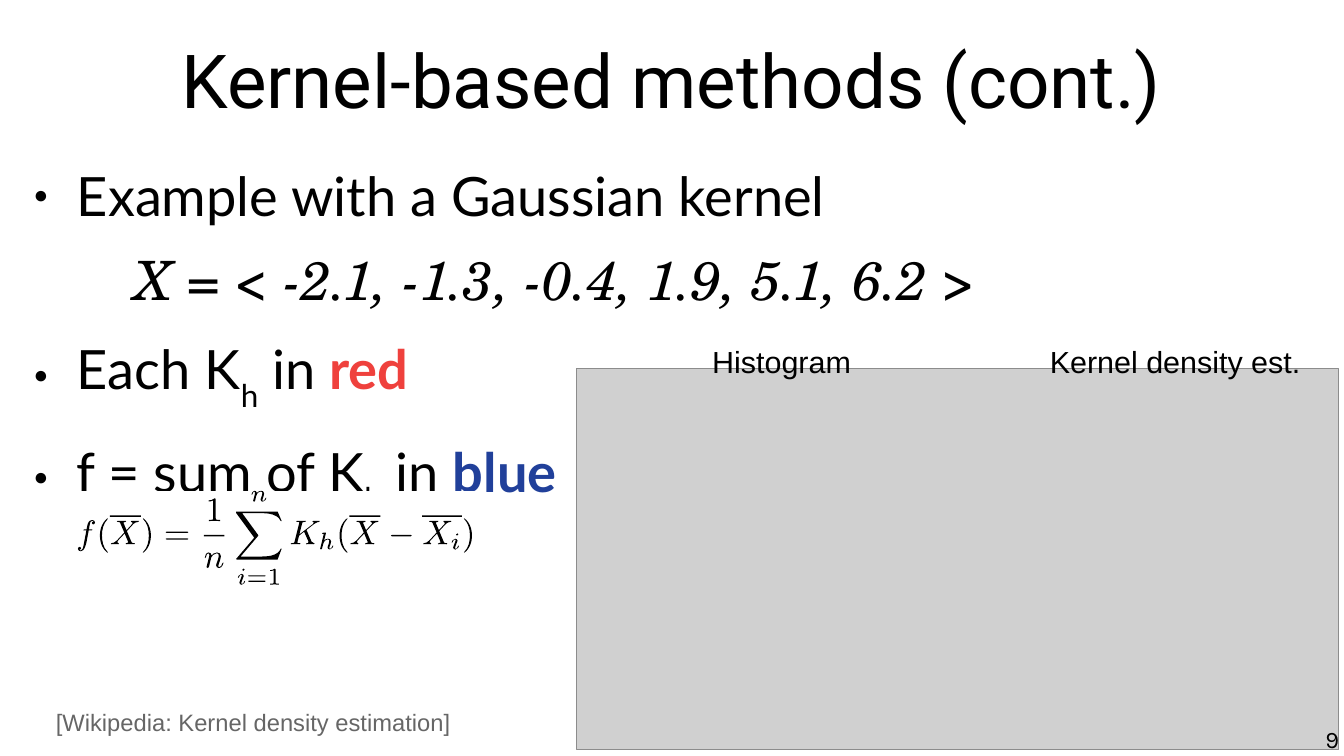
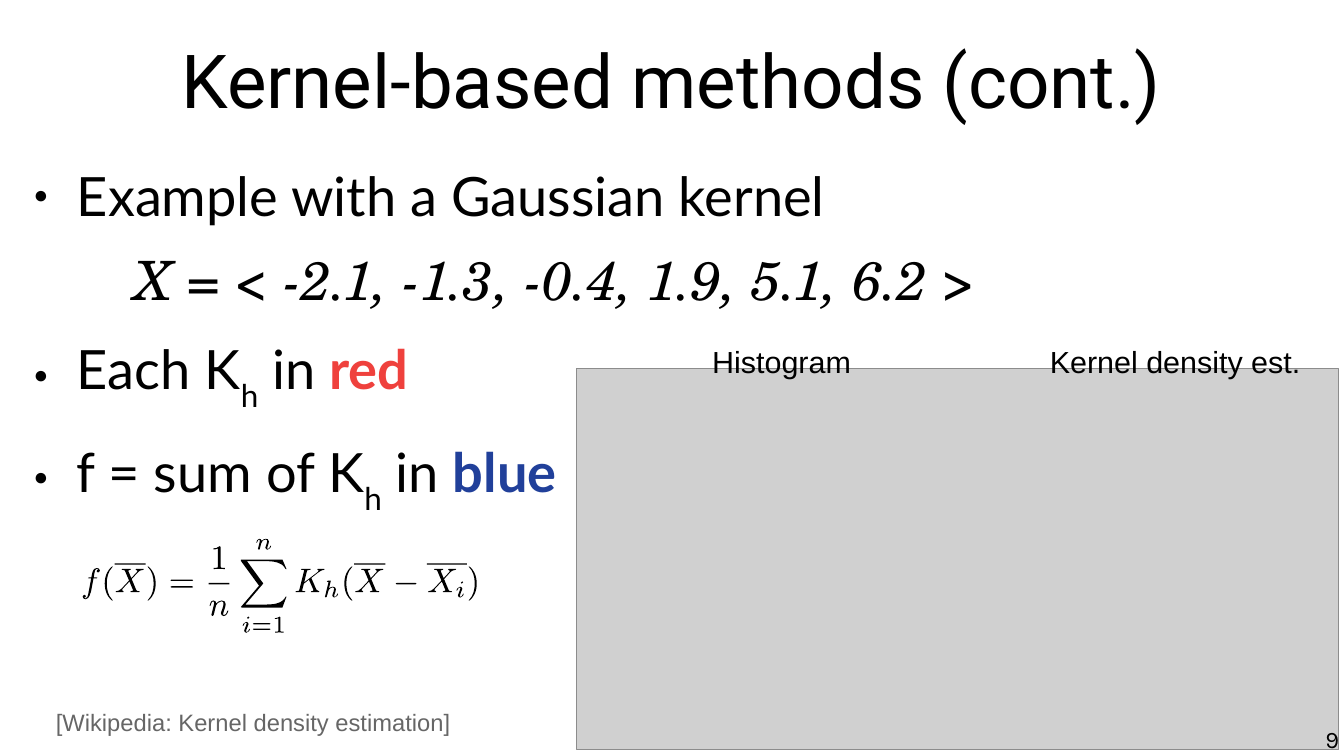
Before and after one commit to marco-calautti/data-mining-course, a slide deck: slide 9 of theory/odp/tt21_outliers_isolation.odp. Drawn at 1344x756 pixels with LibreOffice and Linux fonts; fonts in the diff are those of the drawing; grey boxes stand for pictures. Boxes give left, top, right and bottom in pixels: in the first picture for what was removed or moved away, otherwise in the second. Text is boxed around its words. In the diff, an @@ line names an element or a change of style, - is before the commit and + after.

```diff
--- a/theory/odp/tt21_outliers_isolation.odp
+++ b/theory/odp/tt21_outliers_isolation.odp
@@ 7 freeform shapes: place and size @@
-7 freeform shapes at box(78, 499, 462, 582)
+7 freeform shapes at box(83, 546, 467, 629)
@@ 18 freeform shapes: place and size @@
-18 freeform shapes at box(76, 491, 474, 585)
+18 freeform shapes at box(80, 539, 479, 633)
```
Also in this commit, not shown: 16 other slides changed, 1 slide added, 1 slide removed, 7 other files.
